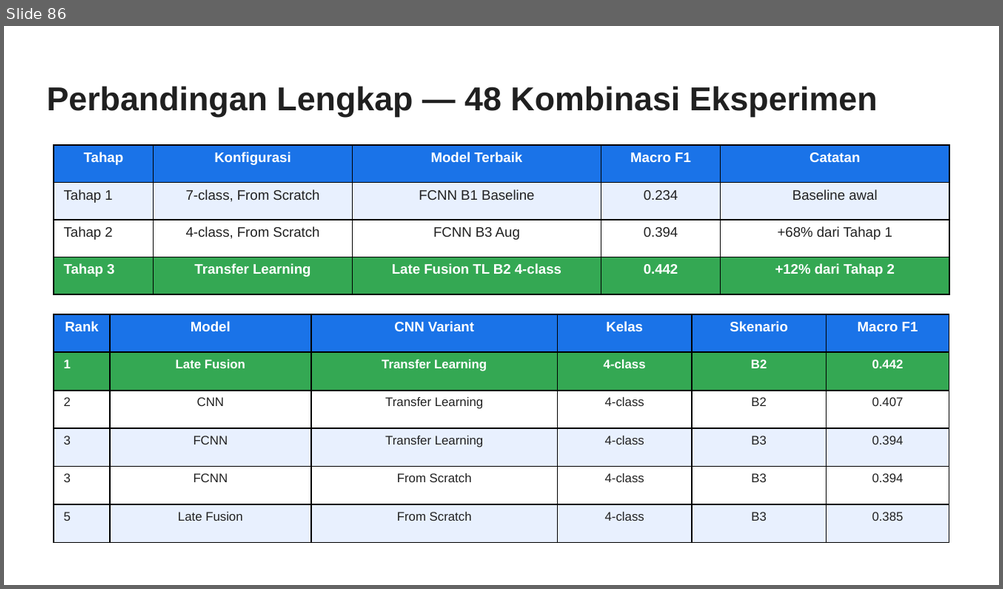
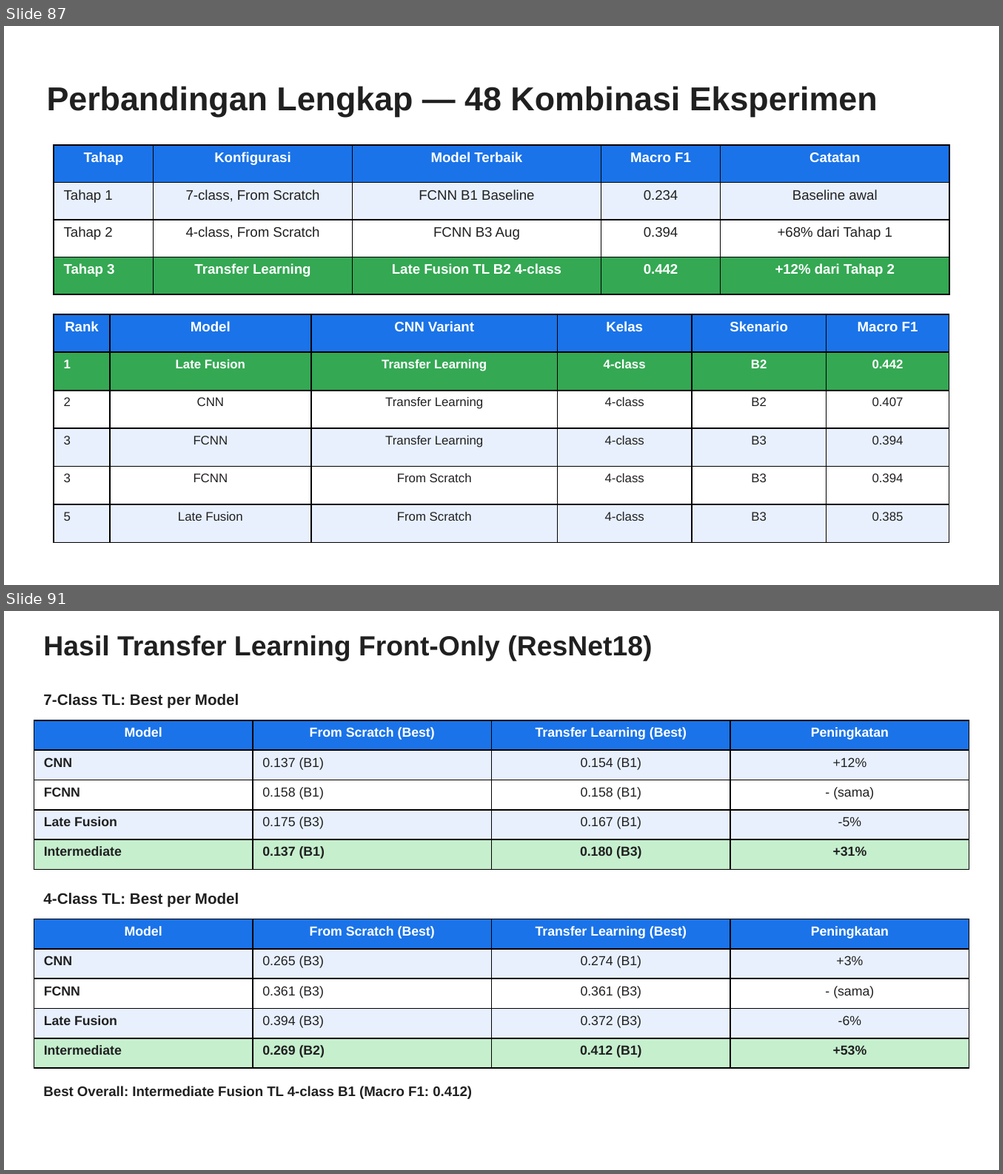
Before and after one commit to taufikhdyt01/MultimodalEmoLearn, a slide deck: docs/PPT Bimbingan.pptx. Shown one above the other, each under a label of ours: slide 86 before the commit, slides 87 and 91 after it; the slides between them are not shown. The pictures are 1003x589 and 1003x1174 pixels, drawn with LibreOffice and Linux fonts; fonts in the diff are those of the drawing. Boxes give left, top, right and bottom in pixels: in the first picture for what was removed or moved away, otherwise in the second. Text is boxed around its words. In the diff, an @@ line names an element or a change of style, - is before the commit and + after.

```diff
--- a/docs/PPT Bimbingan.pptx
+++ b/docs/PPT Bimbingan.pptx
@@ slide 91 added at <box>4,611,999,1170</box>, background #FFFFFF @@
@@ text added at <box>43,635,652,661</box>, 20 pt, text #202020, bold @@
+Hasil Transfer Learning Front-Only (ResNet18)
@@ text added at <box>43,694,239,709</box>, 11 pt, text #202020, bold @@
+7-Class TL: Best per Model
@@ table added at <box>34,721,969,869</box>, 5 rows, 4 columns @@
+Model | From Scratch (Best) | Transfer Learning (Best) | Peningkatan
+CNN | 0.137 (B1) | 0.154 (B1) | +12%
+FCNN | 0.158 (B1) | 0.158 (B1) | - (sama)
+Late Fusion | 0.175 (B3) | 0.167 (B1) | -5%
+Intermediate | 0.137 (B1) | 0.180 (B3) | +31%
@@ text added at <box>43,893,239,908</box>, 11 pt, text #202020, bold @@
+4-Class TL: Best per Model
@@ table added at <box>34,920,969,1068</box>, 5 rows, 4 columns @@
+Model | From Scratch (Best) | Transfer Learning (Best) | Peningkatan
+CNN | 0.265 (B3) | 0.274 (B1) | +3%
+FCNN | 0.361 (B3) | 0.361 (B3) | - (sama)
+Late Fusion | 0.394 (B3) | 0.372 (B3) | -6%
+Intermediate | 0.269 (B2) | 0.412 (B1) | +53%
@@ text added at <box>43,1086,472,1099</box>, 10 pt, text #202020, bold @@
+Best Overall: Intermediate Fusion TL 4-class B1 (Macro F1: 0.412)
@@ what was slide 86 is now slide 87 @@
```
Also in this commit, not shown: 9 other slides added, 5 other files.
